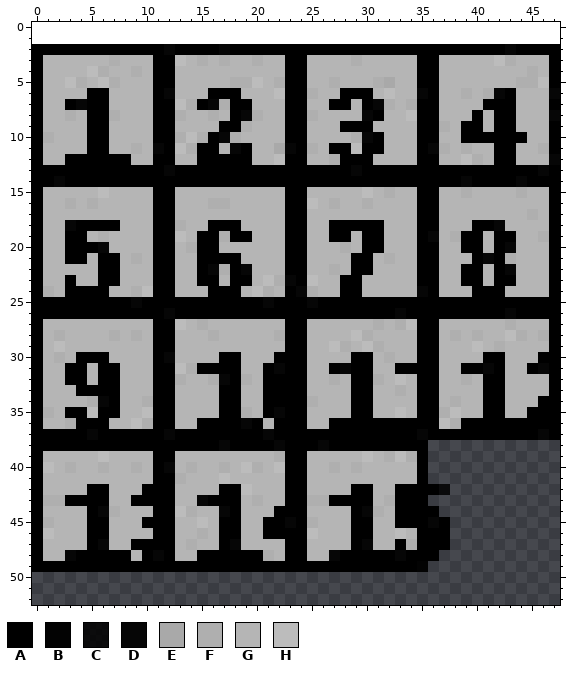
Two states of a pixel-art sprite, public/assets/puzzleImages/blockSlideBase.png. The picture above was drawn from the file before the commit.
The file is 48x64 pixels. Pixels under 10% opacity are left out. Colours within 5 levels of each other are drawn and written as one. The old version is drawn lined up with the new one, on the new canvas.
Palette (. is transparent): A #000000  B #010101f8  C #020202db  D #060606  E #a9a9a9  F #afafaf  G #b5b5b5  H #bcbcbc
Pixels before (only the part around the change), first column x 0:
 0 ................................................
 1 ................................................
 2 AAAAAAAAAAAADAAAADAAAAAAAAAAAAAAAAAAAAAAAAADAAAA
 3 AGGGGGGFGGGAAHGFGFGGFGGAAGGGGFGGGGGAAGGGGGHFGGGA
 4 AGGGGHFGGFGAAGGGGGGGGGGAAGGGGGGGGGGAAGGGGGGGGFGA
 5 AGGHFGHFGGGAAGGGGGFFHGFAAGGFGGGFEGGAAGGGGGGGFFHA
 6 AGGGGAAGGGGADGGGAAAGGGHAAFGGAAAGHGGDAGGFGFDAGGGD
 7 AGGADAAGGGGAAHFADFAAGGGAAGGAAGADFGFAAGGGGAAAGGGA
 8 AGGFGAAFGGGAAFGGFGADFGGAAFGGGGDAGGHAAGGGAGAAGGGD
 9 AGGGGAAGGGGAAGGGGAAFGGGAAGGGAAAGGGGAAFGAAGAAGGGA
10 AFGGGAAGGGGAAFHFADFGGGGAAGGGGFDAGGGAAGGAAAAAAGGA
11 AGGGGAAGGFGDAHFAAGDAGGEDAFGAAHAAGGGADFGFGGAAGGFA
12 AGGAAAAAAGGAAGGAAAAAGGHAAGGFAAAGGGGAAGGHFGAAGGGD
13 AAAAAAAAAAAADAAAAAAAAAAAAAAAADAAAAAAAAAAAAAAAADA
14 AADAAAAAAAAAAAAAAAAAAAAAAAAAAAAAAAAAAAADAAAADAAA
15 AGGGGGHGGGGAAGGGGGGGGGGAAGGGGGHGFGGAAGGFGGGGFGGA
16 AGGFGFGGGGGAAGGGFFGGGGGAAHGFGGFGGGGAAGGGGGGGGGGA
17 AGGGGGGGGGGAAGGGGGGGGGGAAGGGGGGGGGGAAGGGGGGGGFGA
18 AGGDAAAAGGGAAFGGAAAGGGGAAGGAAAAAGGGAAGGGAADGGGGA
19 AGGAAGFGGGGAAHGAAFAAGGGAAGGAAGAAGGGADGFAAGAAGGFA
20 AGGAAADGGGGAAGFAAGGGGGGAAGGGFGAAGGGAAGGAAGADGGGA
21 AGGAAGAAGFGAAGGAAAAGGGGAAGGGGAAGFGGAAGGGADAFGGGA
22 AGGGGGAAGGGAAGGADFADGGGAAGGFGAAGGGGAAGGAAGADGGGA
23 AGGAGGAAGGGAAGGAAGAAGHFDAHGGAAGGGGGAAGGAAGAAGGGA
24 AFGAAAAGGFHAAGGGAAAGHFGADFGGAAGGGGGDAGGGAAAGGGGA
25 AAAAAAAAADAAAAAAAAAAADAAADAAAAAAAAAAAAAAAAAAAAAA
26 AAAAAAAAAAAADAAAAAAAAAAAAAAAAAAAADAAAAAAAAADAAAA
27 AGGGGGGGGGGAAHGFGGGGGGGAAGGGGGGFGFHAAGGGGGGFGGGA
28 AGFGGGGFGFGAAGGGFGGGGGFAAGGGGHFGGGGAAGFGFGGHFGFA
29 AGHGGGGGGGGAAGGGGGGGGGGAAGGHFGHFGGGAAGGGHGFGGGGA
30 AGFGAAAGGGGADGGGGAAGGGAAAGGGGAAGFGGAAGGGGAAGGGAA
31 AGGAAGAAGGGAAHFAAAAGGADAAGGADAAGGAAAAGGAADAGGADA
32 AGGAAGAAGGGAAFGGFDAFGAAAAGGFGAAFGHGAAGGFGAAGGGGA
33 AGGGAAAAGGGAAGGGGAAGGAAAAGGGGAAGGFGAAGGGGAAGGGGA
34 AGGGGFDAGGFAAGGGGAAGGAAAAFGGGAAGGGGAAGFGGAAGGGAA
35 AFGAAHAAGGHAAGGGGAAFGADAAGGGGAAGGHGAAFHGGAAGGAAA
36 AGGFAAAGGHFAAGGAAAADAGAAAGGAAAAAAAAAAHFAAAAAAAAA
37 AAAAADAAAAAADAAAAAAAADAAAAAAAAAAAAADAAAAAAAAAADA
38 AAAAAAAAAAAAAAAAADAAAADAAADAAAAAAAAA............
39 AGGGGGHGGGGAAGGGGGGGGGFAAGGGGGHGFHFA............
40 AHGFGGFGGFGADGFGGFGHFGHAAGGFGFGGGGGA............
41 AGGGGGGGGGGAAFGGGHGGGGGAAGGGGGGGGGGA............
42 AGGGGAAGGGAAAGGGGAAHGGGAAGGGGAAGGAAAAC..........
43 AFFAAAAGGAAAAGGDAAAGFGGAAFFAAAAGFAAA............
44 AGGGGADFGGGAAHFGGDAGGGAAAGGGGADFGAAAA...........
45 AFGGGAAGGGAAAGGHGAAGGAADAFGGGAAGGAAADA..........
46 AHGGGAAGGGGAAGGFGAAGGAAAAHGGGAAGGHGAAA..........
47 AGGGGADGGAAAAGFGGADGGGGAAGGGGADGGAFAAA..........
48 AGGDAAAAAGADAGGAAAAAAFGAAGGDAAAAADAAA...........
49 AAAAAAAAAAAAAAAAAAAAAAAAAAAAAAAAAAAB............
50 ................................................
51 ................................................
52 ................................................
After:
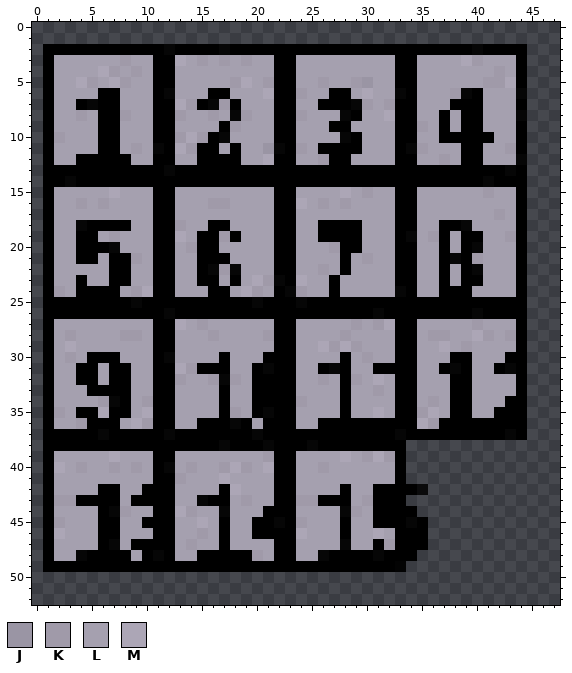
Colours new in this view: J #9a95a4  K #a09aa9  L #a5a0af  M #aca6b6
Difference:
canvas 48x64 -> 48x53, the old top-left corner now at 0,2 (the part of the old canvas that was cut away was empty and is not shown)
Changed rows in their new state; - is an unchanged pixel.
first column x 0:
 2 .---------------------------------------D--A-...
 3 .ALLLLLLKLL--MLKLKLKLLA-LLLLLLLLLAALLLLMKLLLA...
 4 .ALLLLMKLKL--LLLLLLLLLA-LLLLLLLLLAALLLLLLLKLA...
 5 .ALLMKLMKLL--LLLLLKMLKA-LLKLLKJLLAALLLLLLKKMA...
 6 .ALLLL-ALLL--LLL--LLLMA-KLLA-LMLLDALLLKDALLLD...
 7 .ALLAD-ALLL--MK--K-LLLA-LLA--DKLKAALLLAAALLLA...
 8 .ALLKL-AKLL--KLLKLDKLLA-KLLLDALLMAALLALA-LLLD...
 9 .ALLLL-ALLL--LLLL-KLLLA-LLLA-LLLLAAKLAL--LLLA...
10 .AKLLL-ALLL--KMK--LLLLA-LLLLDALLLAALLAA---LL-...
11 .ALLLL-ALKL--MK--LALLJDAKLA--ALLLADKLLLAALLKA...
12 .ALL-----LL--LL----LLMA-LLKA-LLLLAALLKLAALLLD...
13 .----------------------------A-------------D-...
14 .-AD-----------------------------------A-D--A...
15 .ALLLLLMLLL--LLLLLLLLLA-LLLLMLKLLAALLLLLLKLLA...
16 .ALLKLKLLLL--LLLKKLLLLA-MLKLKLLLLAALLLLLLLLLA...
17 .ALLLLLLLLL--LLLLLLLLLA-LLLLLLLLLAALLLLLLLKLA...
18 .ALLD---ALL--KLL--LLLLA-LLA---LLLAALLAADLLLLA...
19 .ALL-ALKLLL--ML--K-LLLA-LLA--ALLLADLKAL--LLKA...
20 .ALL--ADLLL--LK--LLLLLA-LLLKAALLLAALLAL-DLLLA...
21 .ALL-AL-AKL--LL---LLLLA-LLLLALKLLAALLADAKLLLA...
22 .ALLLLL-ALL--LL--KDLLLA-LLKLALLLLAALLAL-DLLLA...
23 .ALLALL-ALL--LL--L-LMKDAMLLALLLLLAALLAL--LLLA...
24 .AKL---ALKM--LLL--LMKLADKLLALLLLLDALLAAALLLLA...
25 .-------------------DA--DA-------------------...
26 .------------------------------D-A------D--A-...
27 .ALLLLLLLLL--MLKLLLLLLA-LLLLLKLKMAALLLLLKLLLA...
28 .ALKLLLLKKL--LLLKLLLLKA-LLLLKLLLLAALKKLLMKLKA...
29 .ALMLLLLLLL--LLLLLLLLLA-LLMKMKLLLAALLMLKLLLLA...
30 .ALKL--ALLL--LLLL-LLLA--LLLLALKLLAALLLAALLLAA...
31 .ALL-AL-ALL--MK---LLADA-LLADALLAA--LLAD-LL-DA...
32 .ALL-AL-ALL--KLLK-KLA---LLKLAKLMLAALLLAALLLLA...
33 .ALLL---ALL--LLLL-LLA---LLLLALLKLAALLLAALLLLA...
34 .ALLLLKDALK--LLLL-LLA---KLLLALLLLAALKLAALLLAA...
35 .AKL-AM-ALM--LLLL-KLADA-LLLLALLMLAAKMLAALL-AA...
36 .ALLK--ALMK--LL---DALA--LLA--------MKAA------...
37 .----AD-------------DA-----------D-A-------D-...
38 .--------------------DA--DA-------..------------
39 .ALLLLLMLLL--LLLLLLLLKA-LLLLMLKMKA..------------
40 .AMLKLLKLKL--LKLLKMKLMA-LLKLLLLLLA..------------
41 .ALLLLLLLLL--KLLLMLLLLA-LLLLLLLLLA..------------
42 .ALLLL-ALL---LLLL-MLLLA-LLLLALLAA--C..----------
43 .AKK---AL----LL---LKLLA-KKA--LKAA-..------------
44 .ALLLLADKLL--MKLL-LLLA--LLLLDKLAA--..-----------
45 .AKLLL-ALL---LLML-LLA-DAKLLLALLAA-D-..----------
46 .AMLLL-ALLL--LLKL-LLA---MLLLALLMLAA-..----------
47 .ALLLLADL----LKLL-LLLLA-LLLLDLLAK-A-..----------
48 .ALLD----L---LL-----KLA-LLDA---D-A-..-----------
49 .--------------------------------B..------------
Boxes around the changes in both pictures, in picture pixels (x1, y1, x2, y2):
changed: (32, 44, 560, 572)
